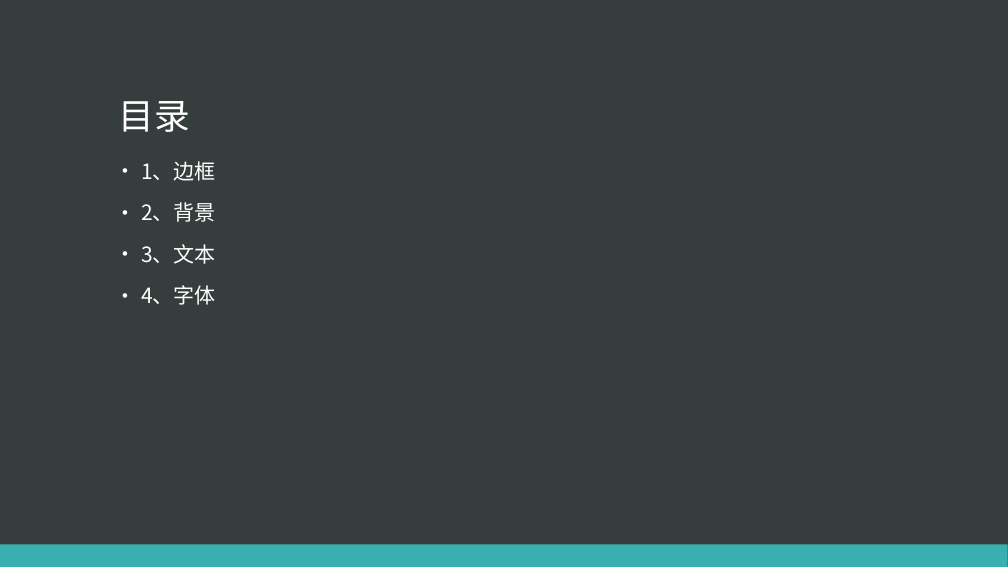
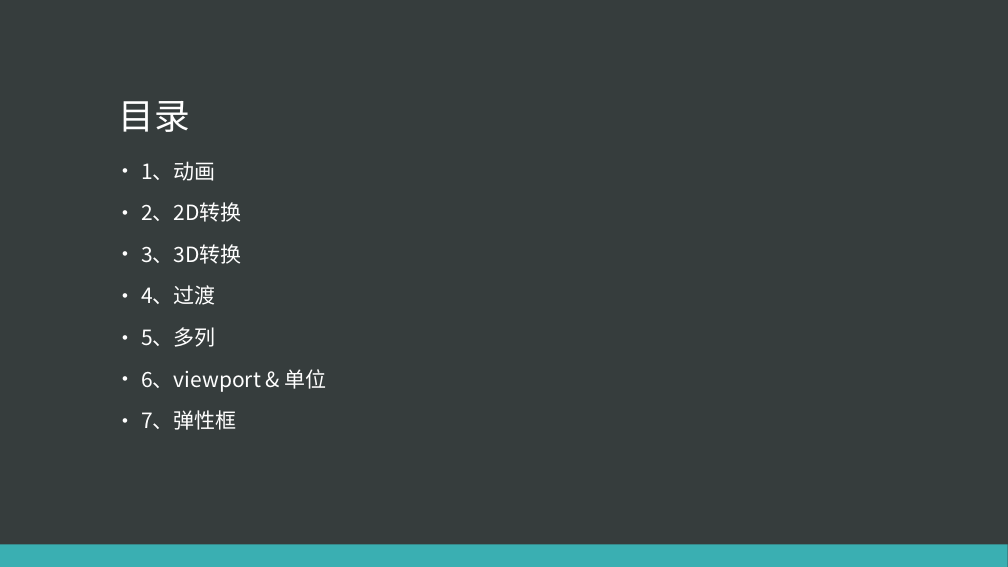
Before and after one commit to eventao/courseware, a slide deck: slide 2 of ppt/css3/css3-1.pptx. Drawn at 1008x567 pixels with LibreOffice and Linux fonts; fonts in the diff are those of the drawing. Boxes give left, top, right and bottom in pixels: in the first picture for what was removed or moved away, otherwise in the second. Text is boxed around its words. In the diff, an @@ line names an element or a change of style, - is before the commit and + after.

```diff
--- a/ppt/css3/css3-1.pptx
+++ b/ppt/css3/css3-1.pptx
@@ text at (141, 161, 327, 430): text changed @@
-• 1、边框
-• 2、背景
-• 3、文本
-• 4、字体
+• 1、动画
+• 2、2D转换
+• 3、3D转换
+• 4、过渡
+• 5、多列
+• 6、viewport & 单位
+• 7、弹性框
```
Also in this commit, not shown: 5 other slides changed, 3 slides added, 4 slides removed.
